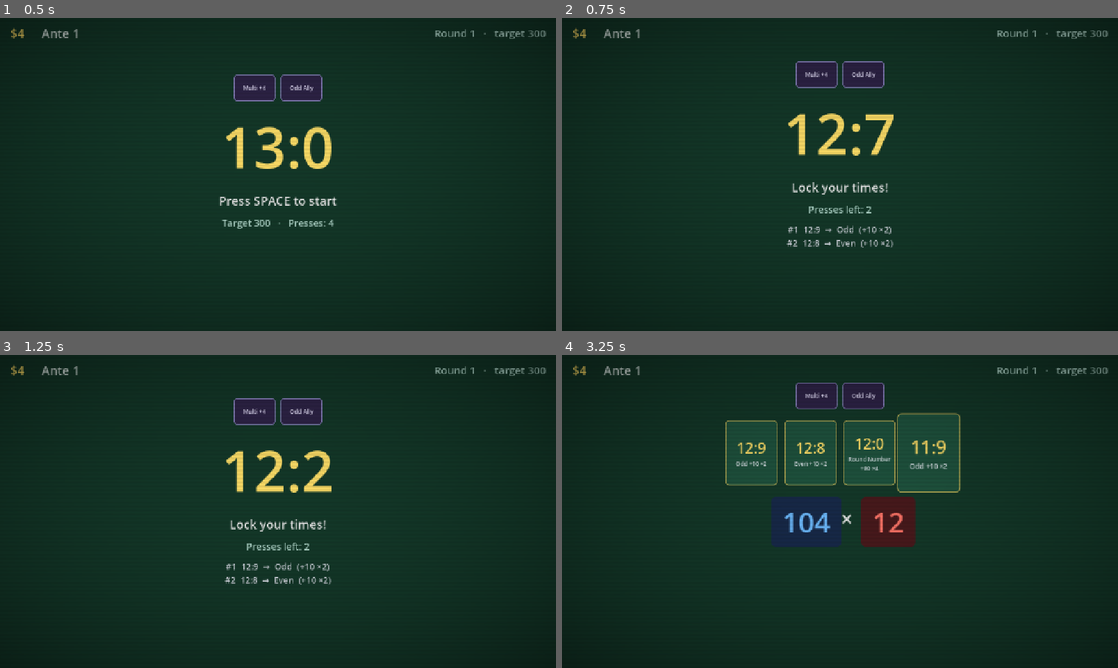
Above: before the commit, frames 1-4 (two rows, left to right).
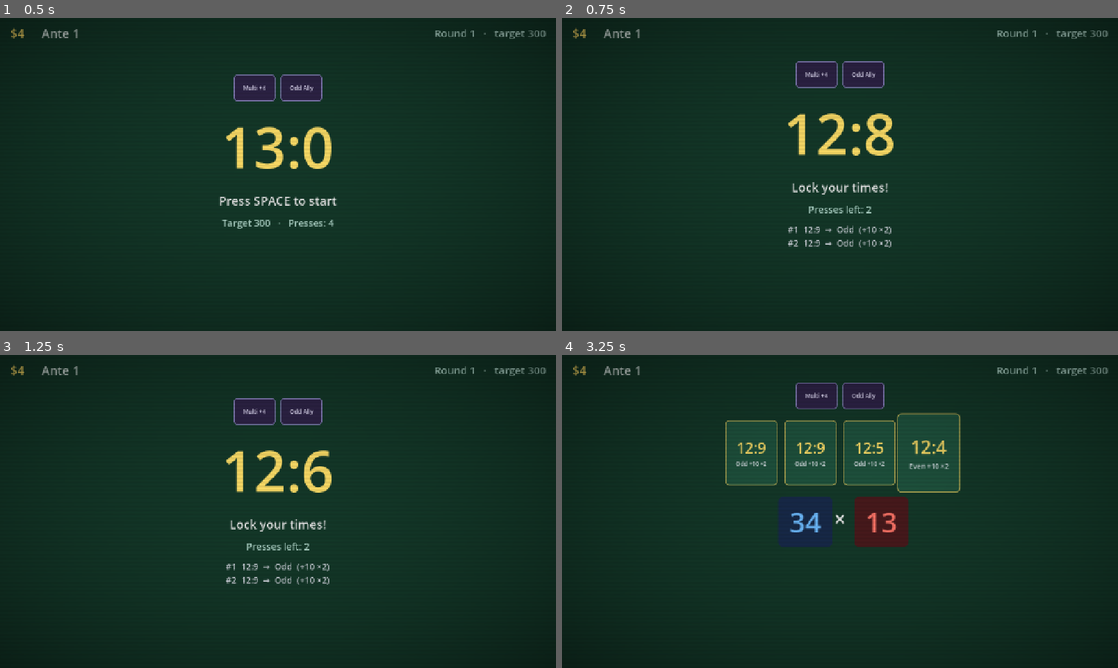
Above: after the commit, the same moments.

Repository: sasetz/gmtk2026
Game: Godot game, scene res://scenes/game.tscn
Same seed, same stepped clock (60 frames per second), same inputs: the game is played once before the commit and once after it.
Inputs (mouse positions are in pixels of both pictures, inside the frame that each line leads up to):
- Up to frame 1 (0.5 s): no input
- Up to frame 2 (0.75 s): tap Space (press) at 0.5 s; move the mouse to (962, 158) at 0.52 s; hold Space (press) from 0.53 s (still down); click (962, 158) at 0.67 s
- Up to frame 3 (1.25 s): keep holding Space (press)
- Up to frame 4 (3.25 s): move the mouse to (728, 527) at 1.27 s; release Space (press) at 1.28 s; tap Enter (confirm) at 1.35 s; click (728, 527) at 1.42 s; tap Space (press) at 1.55, 2.85 s; move the mouse to (895, 442) at 2.02 s; hold Space (press) 2.03-2.78 s; click (895, 442) at 2.17 s; move the mouse to (812, 574) at 2.77 s; click (812, 574) at 2.92 s

Frame 1 is identical in both runs. In frame 2, 0.6% of the frame differs, in the area x 40-60%, y 30-74%; in frame 3, 0.6%; in frame 4, 2.0%, in the area x 37-70%, y 26-62%.

Commit message:
Reduce timer rate

Diff:
--- a/scripts/core/timer_core.gd
+++ b/scripts/core/timer_core.gd
@@ -24,17 +24,18 @@
 # up microsecond precision at the press moment.
 var _last_us: int = 0
 var _consumed_us: float = 0.0
-var _rate: float = 1.0
+var _rate: float = .5
 var _slow_until_us: int = 0
 var _slow_rate: float = 1.0
 
 var presses: Array[int] = []
 
 
-func configure(duration_ms: int, press_count: int, precision_tier: int) -> void:
+func configure(duration_ms: int, press_count: int, precision_tier: int, rate: float) -> void:
 	duration_us = duration_ms * 1000
 	press_budget = press_count
 	tier = precision_tier
+	_rate = rate
 	presses.clear()
 	running = false
 
@@ -65,13 +66,14 @@
 		return
 	var now: int = Time.get_ticks_usec()
 	if now <= _last_us:
+		push_error("TimerCore: the clock is running irregularly!")
 		return
 	if _slow_until_us > _last_us:
 		var boundary: int = mini(_slow_until_us, now)
-		_consumed_us += float(boundary - _last_us) * _slow_rate
+		_consumed_us += float(boundary - _last_us) * _slow_rate * _rate
 		_last_us = boundary
 	if now > _last_us:
-		_consumed_us += float(now - _last_us)
+		_consumed_us += float(now - _last_us) * _rate
 		_last_us = now
 
 
--- a/scripts/ui/round_scene.gd
+++ b/scripts/ui/round_scene.gd
@@ -60,7 +60,7 @@
 			JokerCatalog.get_joker(&"round_robin"),
 		]
 	_slow_cards = jokers.filter(func(j) -> bool: return j is JokerSlowReveal)
-	_timer.configure(_duration_ms, _effective_presses(), _tier)
+	_timer.configure(_duration_ms, _effective_presses(), _tier, .5)
 	_timer.pressed.connect(_on_pressed)
 	_timer.expired.connect(_on_expired)
 	_reset_view()
@@ -183,5 +183,5 @@
 	_started = false
 	_finished = false
 	_press_results.clear()
-	_timer.configure(_duration_ms, _effective_presses(), _tier)
+	_timer.configure(_duration_ms, _effective_presses(), _tier, .5)
 	_reset_view()
